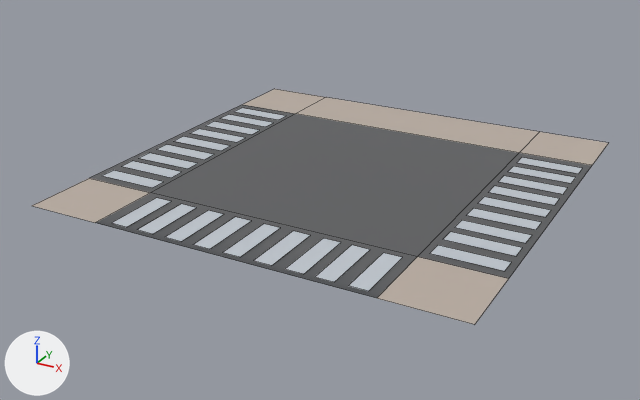
An edit to the FBX model Assets/MYgame/3DObj/Road/Road_Style4.fbx, drawn before and after from the same camera.
One viewpoint serves both versions: a 50 mm lens placed at (22.1, -43.3, 19.4), pointed at (-0.9, -1.5, -1.5). Arrows for +X, +Y and +Z are at lower left; the lights stay in place. Mesh edges are drawn as thin lines. Where no turn or scale is listed for an object, it has been applied to the vertices.

Names of what the first picture shows: 'Road_Style4'.
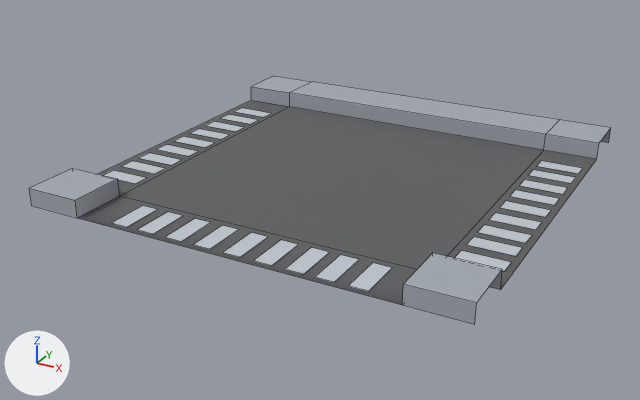
Pixel boxes (x1, y1, x2, y2) of what changed, in the pictures (640 x 400 px):
'Road_Style4', reshaped
    before: (32, 89, 608, 324)
    after: (29, 76, 611, 324)

What changed in the scene script:
```text
Change me_mesh:
    used by ob_road_style4; location = (0.0, 0.0, 0.0)
    remove me_mesh.from_pydata(...)  # 124 vertices, 36 faces; spans x -12.5..12.5, y -12.5..12.5, z -0.1..0.0
    add me_mesh.from_pydata(...)  # 140 vertices, 48 faces; spans x -12.5..12.5, y -12.5..12.5, z -0.1..1.0
    me_mesh part 1
    5 faces are deleted
    20 vertices in x 8.0..8.4, y -12.5..12.5, z -0.1..0.0 move by (1.2, 0.0, 0.0)
    18 vertices in x -8.3, y -7.4..7.2, z 0.0 move by (-1.3, 0.0, 0.0)
    18 vertices in x -7.2..7.5, y -8.5, z 0.0 move by (0.0, -1.1, 0.0)
    10 vertices move within x -12.5..12.5, y -12.5..12.5, z -0.1
    16 new vertices lie (0.0, 0.0, 1.1) away from vertices in x -12.5..12.5, y -12.5..12.5, z -0.1
    17 new faces join them
```
